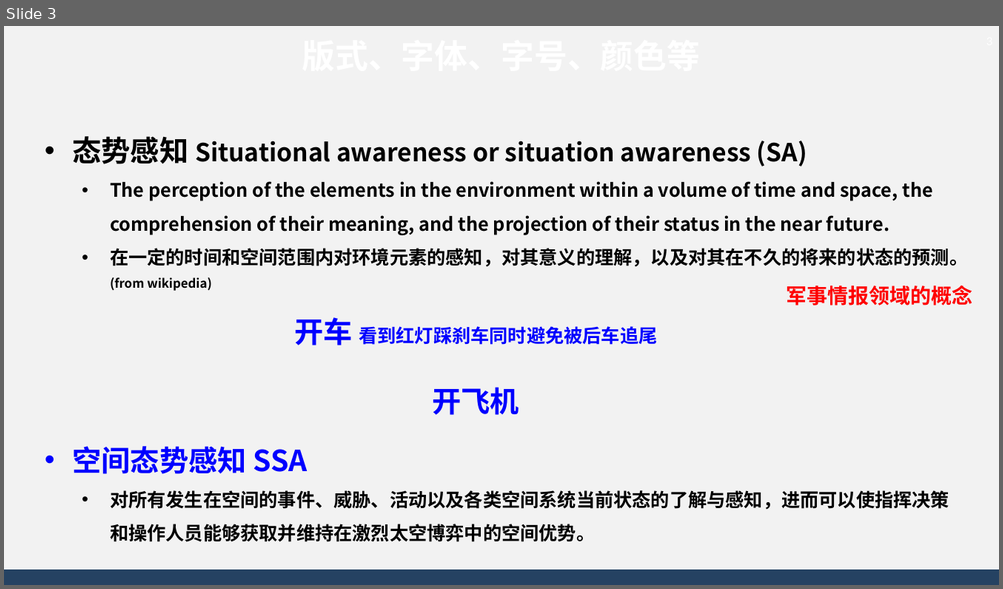
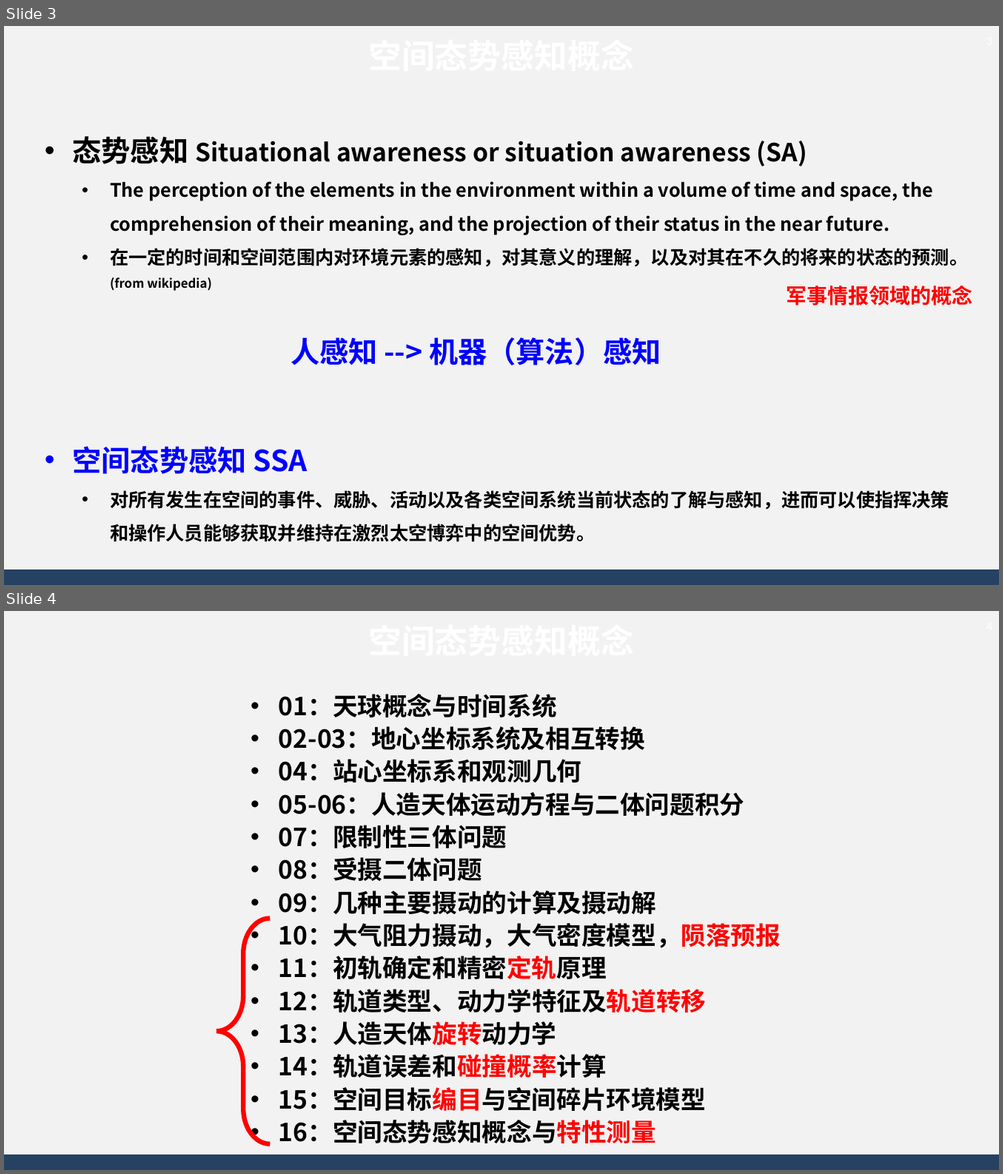
Before and after one commit to AsBackup/DAOSSA, a slide deck: 16 空间态势感知概念与特性测量.pptx. Shown one above the other, each under a label of ours: slide 3 before the commit, slides 3 and 4 after it. The pictures are 1003x589 and 1003x1174 pixels, drawn with LibreOffice and Linux fonts; fonts in the diff are those of the drawing; background and template pictures are left out. Boxes give left, top, right and bottom in pixels: in the first picture for what was removed or moved away, otherwise in the second. Text is boxed around its words. In the diff, an @@ line names an element or a change of style, - is before the commit and + after.

```diff
--- a/16 空间态势感知概念与特性测量.pptx
+++ b/16 空间态势感知概念与特性测量.pptx
@@ slide 4 added at [4,611,999,1170], background #F2F2F2; not listed: 1 template element that a slide beside it also shows @@
@@ page number added at [963,611,999,641], 12 pt, text #FFFFFF @@
+4
@@ text added at [279,694,780,1144], 24 pt, text #000000, bold @@
+• 01：天球概念与时间系统
+• 02-03：地心坐标系统及相互转换
+• 04：站心坐标系和观测几何
+• 05-06：人造天体运动方程与二体问题积分
+• 07：限制性三体问题
+• 08：受摄二体问题
+• 09：几种主要摄动的计算及摄动解
+• 10：大气阻力摄动，大气密度模型，陨落预报
+• 11：初轨确定和精密定轨原理
+• 12：轨道类型、动力学特征及轨道转移
+• 13：人造天体旋转动力学
+• 14：轨道误差和碰撞概率计算
+• 15：空间目标编目与空间碎片环境模型
+• 16：空间态势感知概念与特性测量
@@ left brace added at [216,918,270,1145], outline #FF0000 4.5 pt @@
@@ text added at [279,1120,656,1144], 32 pt, text #FFFFFF, bold @@
+空间态势感知概念
@@ slide 3 changed as well @@
@@ text at [290,338,660,366]: text changed; size 18 to 28 pt @@
-开车 看到红灯踩刹车同时避免被后车追尾
-开飞机
+人感知 --> 机器（算法）感知
```
Also in this commit, not shown: 3 other slides changed, 8 other slides added, 3 slides removed, 1 other file.
